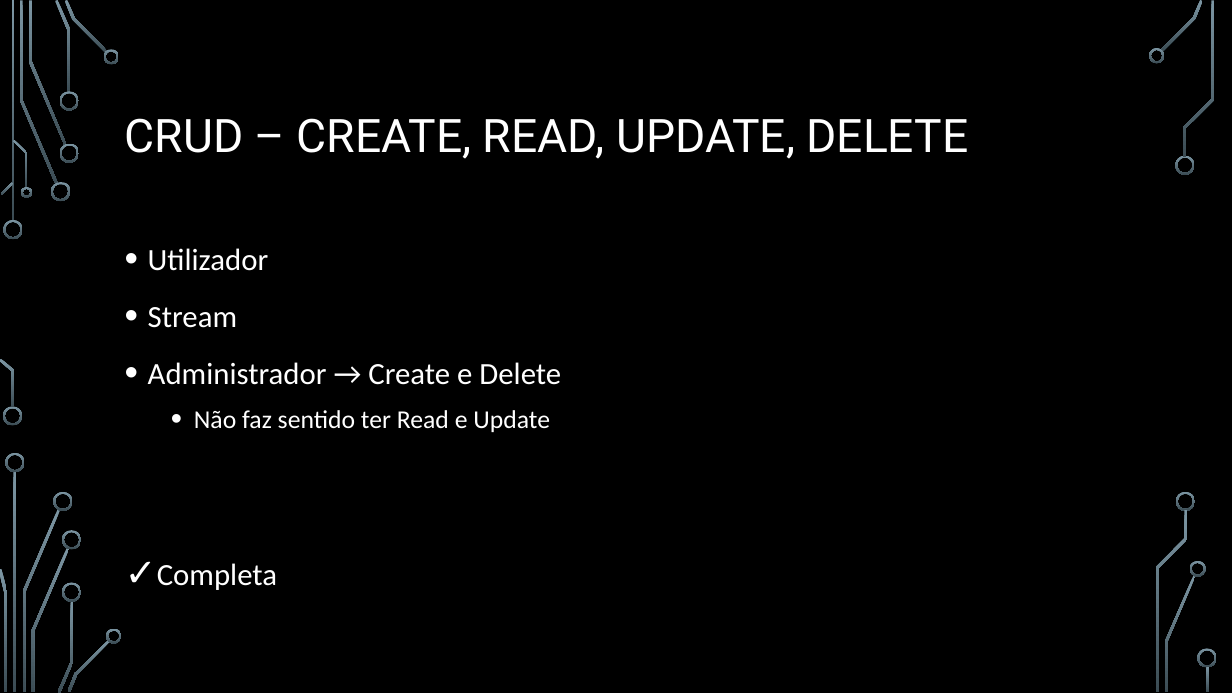
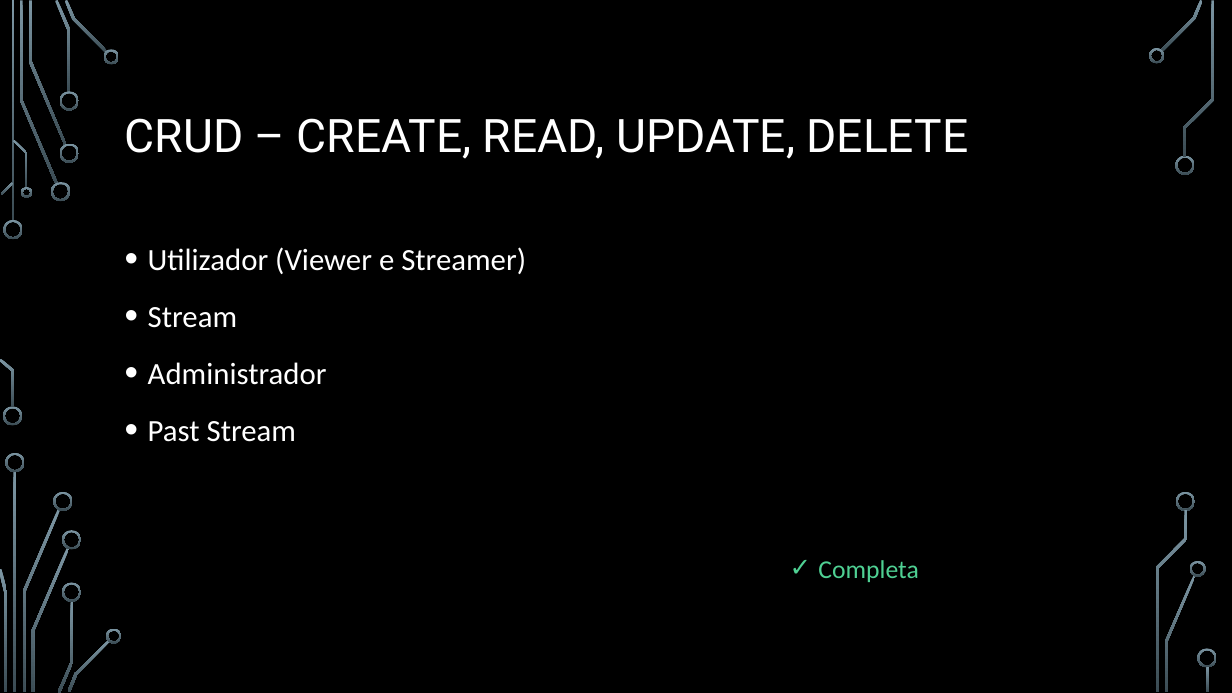
Before and after one commit to BrunoRosendo/StreamZ-AEDA-proj-, a slide deck: slide 11 of StreamZ.pptx (slide 9 before the commit). Drawn at 1232x693 pixels with LibreOffice and Linux fonts; fonts in the diff are those of the drawing; background and template pictures are left out. Boxes give left, top, right and bottom in pixels: in the first picture for what was removed or moved away, otherwise in the second. Text is boxed around its words. In the diff, an @@ line names an element or a change of style, - is before the commit and + after.

```diff
--- a/StreamZ.pptx
+++ b/StreamZ.pptx
@@ text at (148,247,526,274): text changed @@
-• Utilizador
+• Utilizador (Viewer e Streamer)
@@ text at (148,362,327,442): text changed @@
-• Administrador → Create e Delete
-  • Não faz sentido ter Read e Update
-✓ Completa
+• Administrador
+• Past Stream
@@ text added at (818,560,918,582), 20 pt, text #4FD093 @@
+✓ Completa
```
Also in this commit, not shown: 9 other slides changed, 3 slides added, 1 slide removed.
